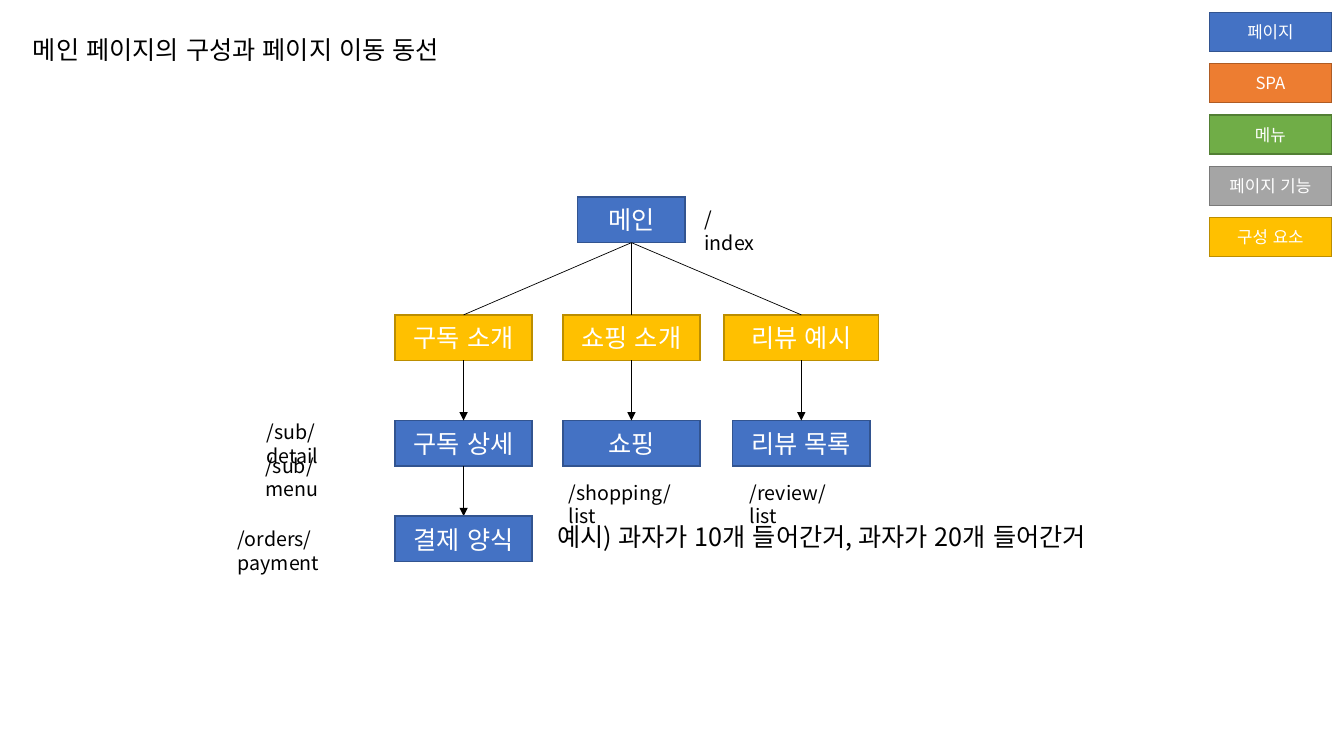
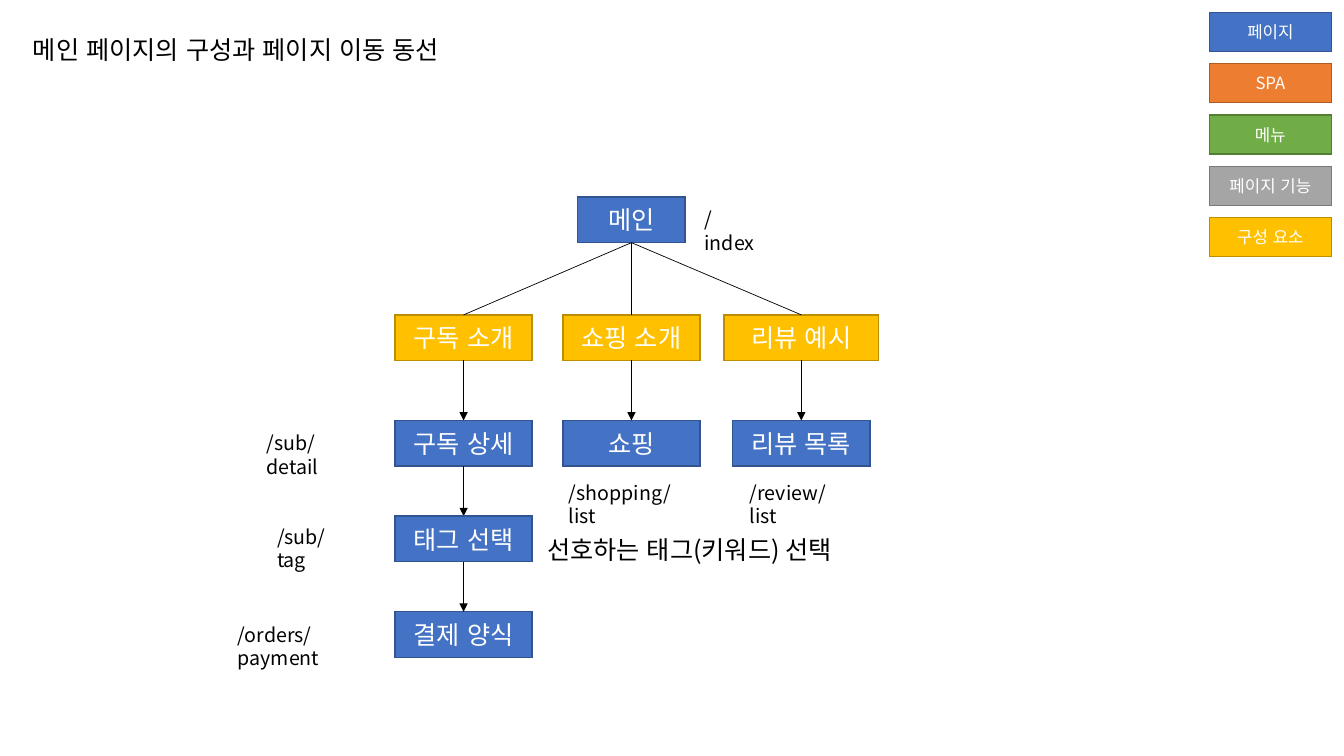
Before and after one commit to jihunz/HiSnack, a slide deck: slide 2 of document/ppt/Hi Snack! 페이지 구성.pptx. Drawn at 1344x756 pixels with LibreOffice and Linux fonts; fonts in the diff are those of the drawing. Boxes give left, top, right and bottom in pixels: in the first picture for what was removed or moved away, otherwise in the second. Text is boxed around its words. In the diff, an @@ line names an element or a change of style, - is before the commit and + after.

Commit message:
docs: 페이지 구성 ppt 수정(태그 페이지)

```diff
--- a/document/ppt/Hi Snack! 페이지 구성.pptx
+++ b/document/ppt/Hi Snack! 페이지 구성.pptx
@@ text "/sub/detail" rewrapped from (267, 423, 319, 469) to (267, 434, 319, 475) @@
@@ text at (277, 528, 326, 572): text changed @@
-/sub/menu
+/sub/tag
@@ rectangle added at (395, 516, 532, 562), fill #4472C4, outline #325491 1 pt, 18 pt, text #FFFFFF @@
+태그 선택
@@ text at (547, 538, 832, 564): text changed @@
-예시) 과자가 10개 들어간거, 과자가 20개 들어간거
+선호하는 태그(키워드) 선택
@@ arrow added from (464, 562) to (464, 612), #000000 0.5 pt @@
@@ text "/orders/payment": place and size @@
-text "/orders/payment" at (238, 530, 320, 575)
+text "/orders/payment" at (238, 626, 320, 670)
@@ rectangle "결제 양식": place and size @@
-rectangle "결제 양식" at (395, 516, 532, 562)
+rectangle "결제 양식" at (395, 612, 532, 657)
```
Also in this commit, not shown: 2 other slides changed, 1 slide removed.
